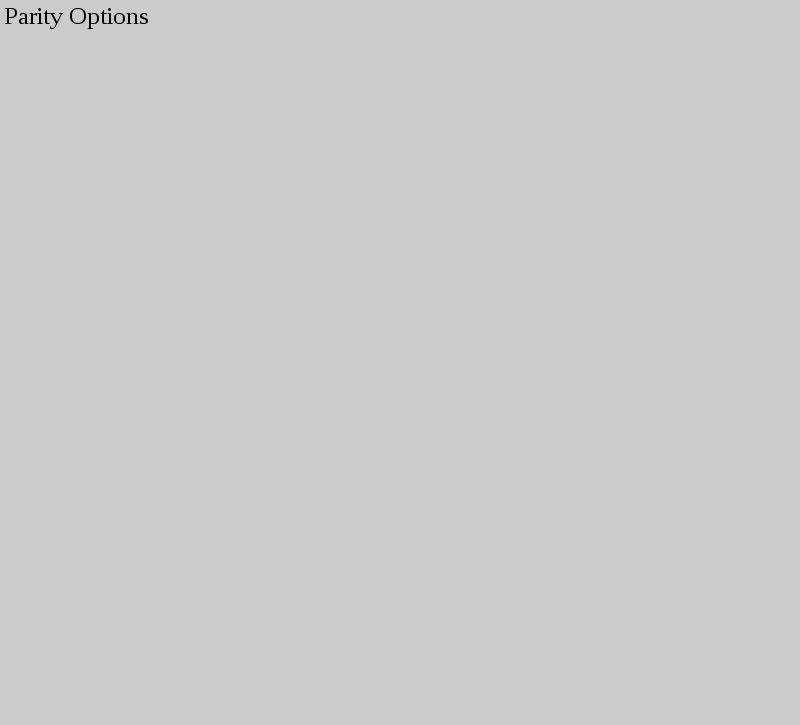
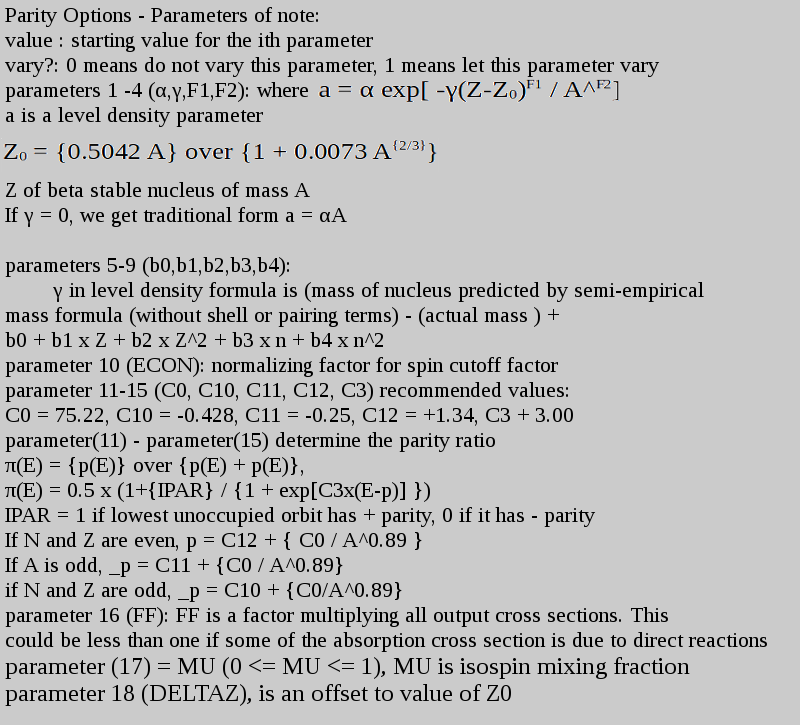
Layers edited between the first and the second (800, 725) image:
added layer "formula2" above "formula" over <box>317,79,620,103</box>
added layer "formula" above "Parity Options - Parameters of..." over <box>1,138,438,164</box>
renamed "Parity Options ..." to "Parity Options - Parameters of...", painted on it over <box>4,7,767,706</box>
